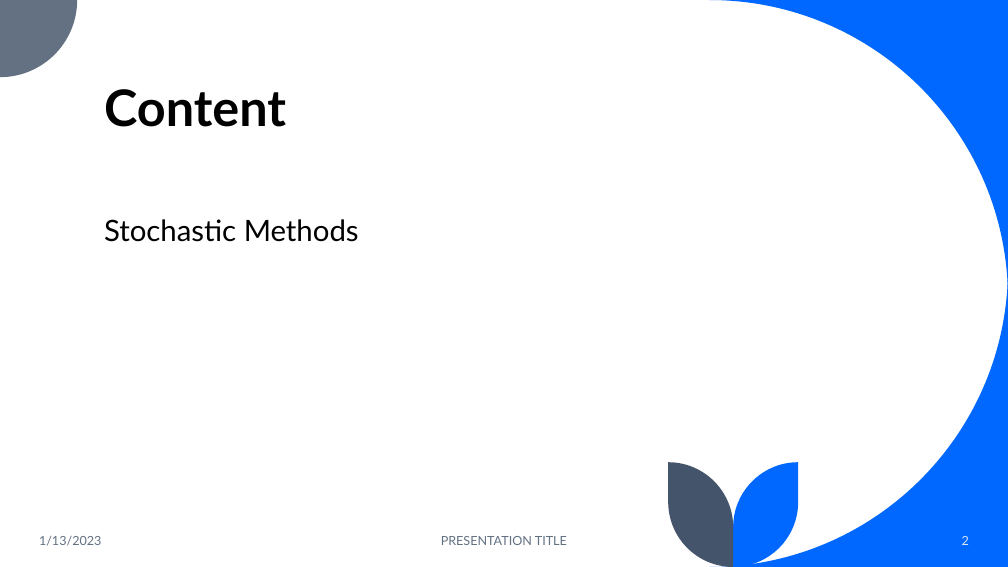
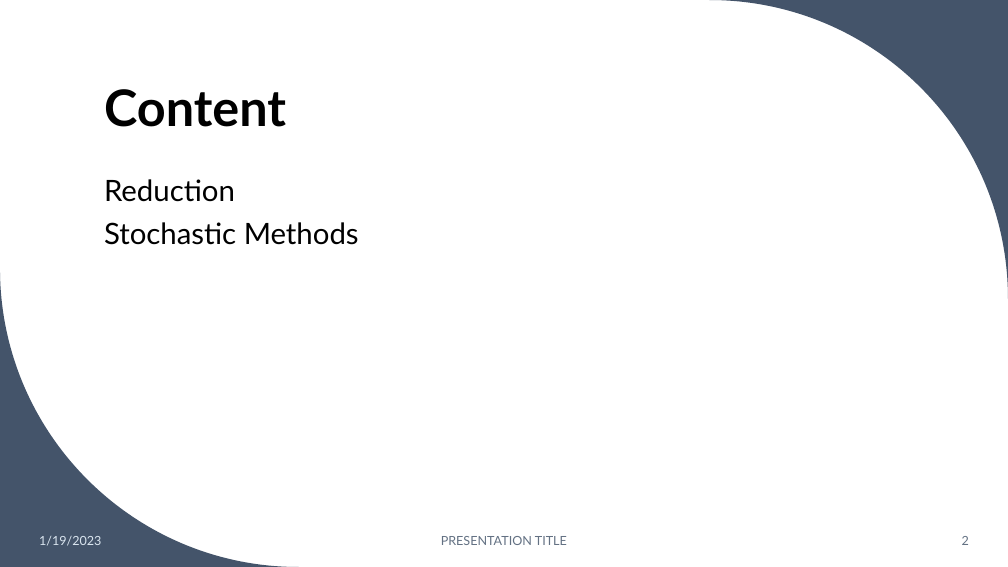
Before and after one commit to EveRoutledge/sudoku, a slide deck: slide 2 of SudokuPresentation.pptx. Drawn at 1008x567 pixels with LibreOffice and Linux fonts; fonts in the diff are those of the drawing. Boxes give left, top, right and bottom in pixels: in the first picture for what was removed or moved away, otherwise in the second. Text is boxed around its words. In the diff, an @@ line names an element or a change of style, - is before the commit and + after.

```diff
--- a/SudokuPresentation.pptx
+++ b/SudokuPresentation.pptx
@@ freeform shape removed at [0, 0, 77, 77] @@
@@ freeform shape at [709, 0, 1008, 299]: fill #0068FF to #44546A @@
@@ text at [104, 179, 235, 202]: paragraph added @@
+Reduction
@@ freeform shape added at [0, 268, 299, 567], fill #44546A @@
@@ freeform shape removed at [709, 268, 1008, 567] @@
@@ freeform shape removed at [669, 462, 734, 567] @@
@@ freeform shape removed at [734, 462, 799, 567] @@
@@ text at [39, 536, 101, 546]: text changed; text colour #637183 to #DAE5EF @@
-1/13/2023
+1/19/2023
@@ page number at [962, 536, 969, 545]: text colour #DAE5EF to #637183 @@
```
Also in this commit, not shown: 1 other slide changed, 8 slides added, 1 slide removed, 6 other files.
